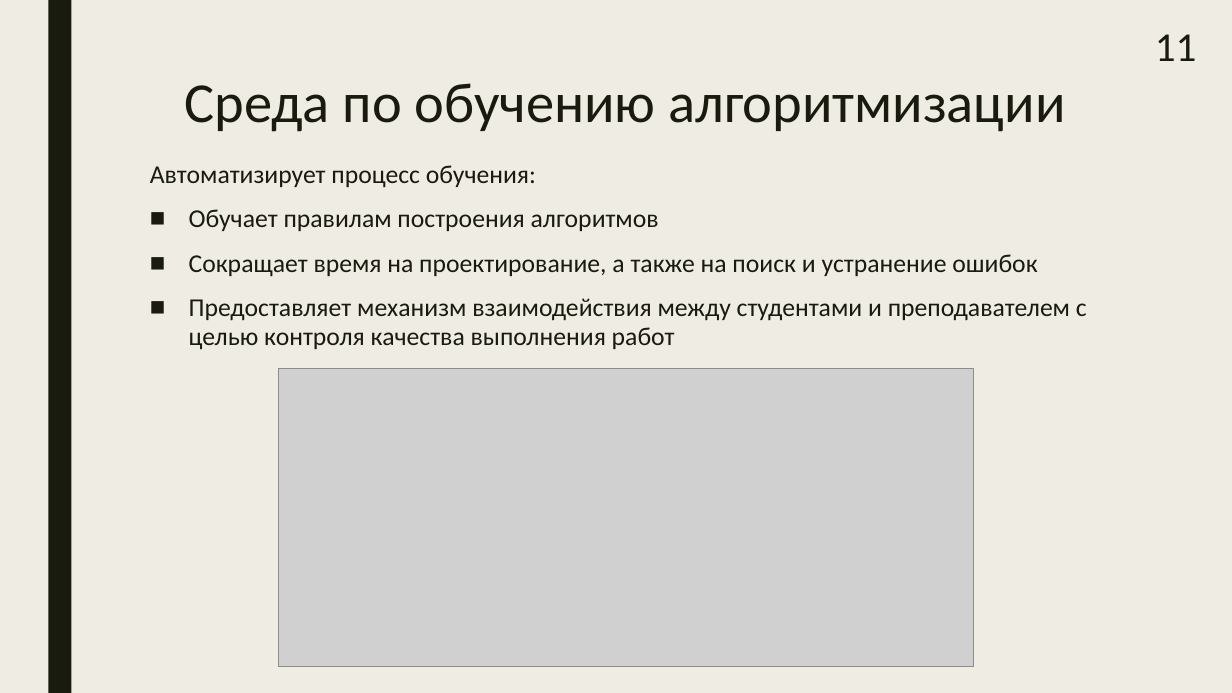
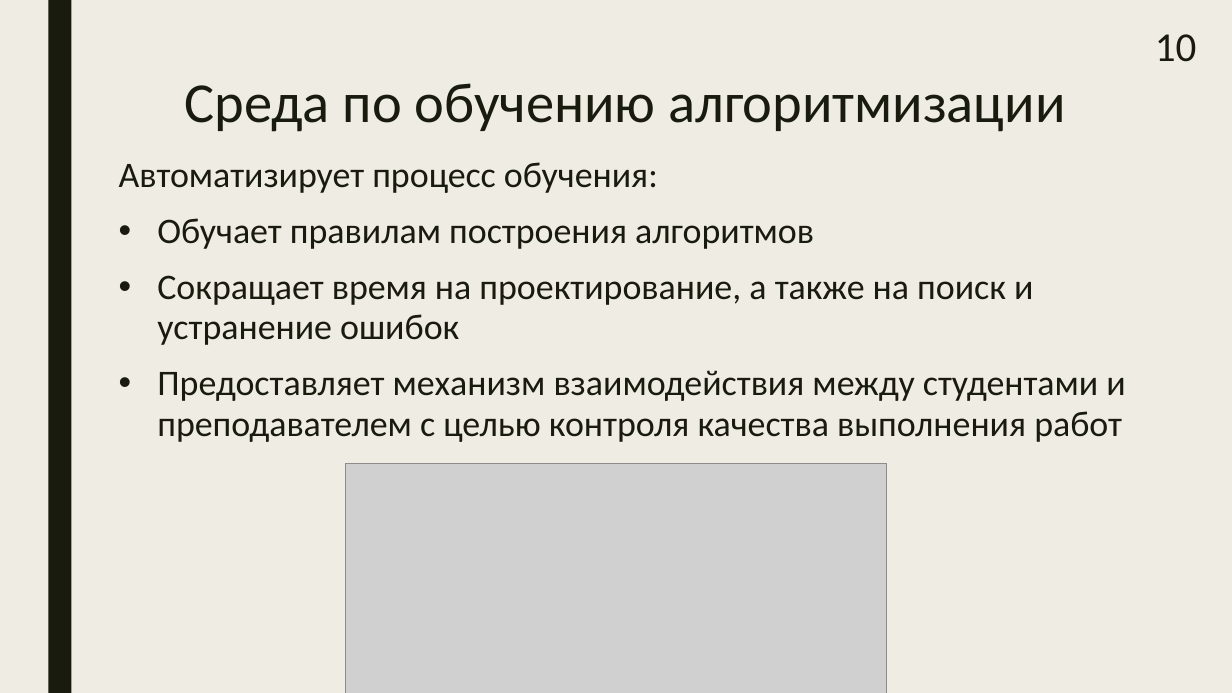
Before and after one commit to samarsky-canary/dragon, a slide deck: slide 10 of dizdocs/dipl_practise.pptx (slide 11 before the commit). Drawn at 1232x693 pixels with LibreOffice and Linux fonts; fonts in the diff are those of the drawing; grey boxes stand for pictures. Boxes give left, top, right and bottom in pixels: in the first picture for what was removed or moved away, otherwise in the second. Text is boxed around its words. In the diff, an @@ line names an element or a change of style, - is before the commit and + after.

```diff
--- a/dizdocs/dipl_practise.pptx
+++ b/dizdocs/dipl_practise.pptx
@@ page number at [1155,34,1197,62]: text changed @@
-11
+10
@@ text "Автоматизирует процесс обучения:": place and size @@
-text "Автоматизирует процесс обучения:" at [150,165,1087,350]
+text "Автоматизирует процесс обучения:" at [119,162,1125,442]
@@ text "Автоматизирует процесс обучения:" at [119,162,1125,442]: size 20 to 28 pt; bullet ■ to • @@
@@ picture: place and size @@
-picture at [278,369,973,666]
+picture at [346,464,887,693]
```
Also in this commit, not shown: 15 other slides changed, 8 other files.
